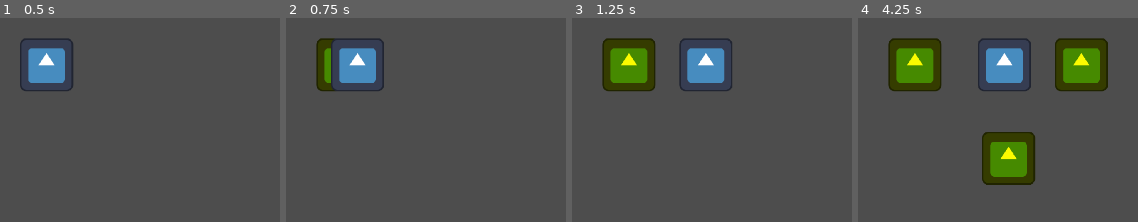
Above: before the commit, frames 1-4 (left to right).
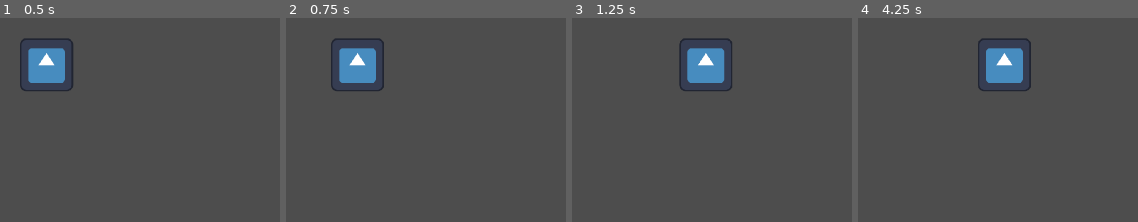
Above: after the commit, the same moments.

Repository: egreenfield323/CS390-group-prototype
Game: Godot game, scene res://Scenes/main.tscn
Same seed, same stepped clock (60 frames per second), same inputs: the game is played once before the commit and once after it. The engine's default icon, where the game draws it, is replaced by a stand-in: a white triangle on a blue panel in a dark square.
Inputs:
- Up to frame 1 (0.5 s): no input
- Up to frame 2 (0.75 s): tap Enter at 0.5 s; hold D (move_right) from 0.53 s (still down); tap Space (clone) at 0.6 s
- Up to frame 3 (1.25 s): keep holding D (move_right)
- Up to frame 4 (4.25 s): release D (move_right) at 1.28 s; hold S (move_down) 1.28-2.03 s; tap Space (clone) every 0.75 s from 1.35 to 3.6 s; hold D (move_right) 2.03-2.78 s; hold W (move_up) 2.78-3.53 s; hold A (move_left) from 3.53 s (still down)

Frame 1 is identical in both runs. In frame 2, 1.4% of the frame differs, in the area x 10-18%, y 9-36%; in frame 3, 4.9%; in frame 4, 15%, in the area x 10-90%, y 9-82%.
Error after the commit: Invalid call. Nonexistent function 'instantiate' in base 'Nil'. (res://GameObjects/Player/player.gd:33)

Commit message:
create clone focus script
clones now have a radius where they can see enemies. They focus on the enemy furthest along that path that's also within their radius

Diff:
--- /dev/null
+++ b/Project/group-prototype/GameObjects/Clone/clone.gd
@@ -0,0 +1,22 @@
+extends RigidBody2D
+
+var enemies_in_view = []
+var looking = false
+
+func _process(delta: float) -> void:
+	if check_looking():
+		look_at(enemies_in_view[0].global_position)
+
+func _on_clone_radius_body_entered(body: Node2D) -> void:
+	if body.is_in_group("Enemies"):
+		enemies_in_view.append(body)
+
+func _on_clone_radius_body_exited(body: Node2D) -> void:
+	if body.is_in_group("Enemies"):
+		enemies_in_view.erase(body)
+
+func check_looking():
+	if enemies_in_view.is_empty():
+		return false
+
+	return true
--- a/Project/group-prototype/GameObjects/Clone/clone.tscn
+++ b/Project/group-prototype/GameObjects/Clone/clone.tscn
@@ -1,18 +1,40 @@
-[gd_scene load_steps=3 format=3 uid="uid://cc2e0aoe68ah5"]
+[gd_scene load_steps=7 format=3 uid="uid://cc2e0aoe68ah5"]
 
+[ext_resource type="Script" path="res://GameObjects/Clone/clone.gd" id="1_ceh8s"]
 [ext_resource type="Texture2D" uid="uid://cm4vqdh7bxpox" path="res://icon.svg" id="1_ik2rj"]
+[ext_resource type="Shader" path="res://GameObjects/Clone/selected.gdshader" id="1_p5fre"]
+
+[sub_resource type="ShaderMaterial" id="ShaderMaterial_p0bas"]
+shader = ExtResource("1_p5fre")
+shader_parameter/progress = 1.0
+shader_parameter/outline_color = Color(1, 1, 1, 1)
 
 [sub_resource type="CircleShape2D" id="CircleShape2D_x71wi"]
 radius = 63.9531
+
+[sub_resource type="CircleShape2D" id="CircleShape2D_6k0ne"]
+radius = 150.0
 
 [node name="Clone" type="RigidBody2D"]
 collision_layer = 2
 collision_mask = 2
 gravity_scale = 0.0
+script = ExtResource("1_ceh8s")
 
 [node name="Sprite2D" type="Sprite2D" parent="."]
 modulate = Color(0.9829, 0.984769, 0, 1)
+texture_filter = 2
+material = SubResource("ShaderMaterial_p0bas")
 texture = ExtResource("1_ik2rj")
 
 [node name="CollisionShape2D" type="CollisionShape2D" parent="."]
 shape = SubResource("CircleShape2D_x71wi")
+
+[node name="CloneRadius" type="Area2D" parent="."]
+collision_mask = 4
+
+[node name="CollisionShape2D" type="CollisionShape2D" parent="CloneRadius"]
+shape = SubResource("CircleShape2D_6k0ne")
+
+[connection signal="body_entered" from="CloneRadius" to="." method="_on_clone_radius_body_entered"]
+[connection signal="body_exited" from="CloneRadius" to="." method="_on_clone_radius_body_exited"]
